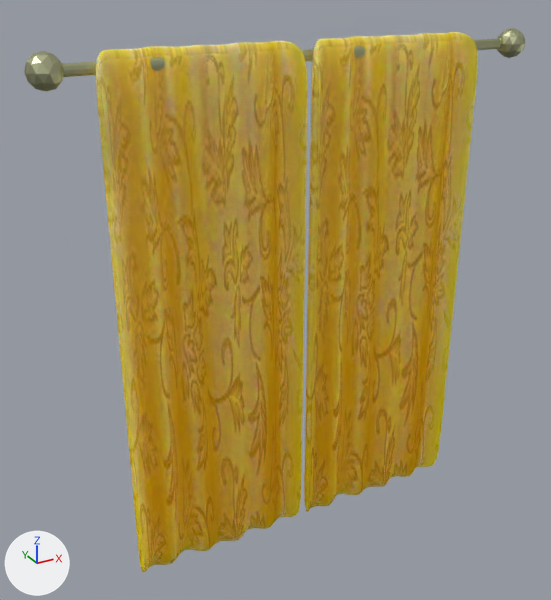
Two versions of the Blender file project/Test/Assets/hotel/curtain.blend, one commit apart.
Before and after are seen from a camera (50 mm lens) standing at (-3.24, -7.97, 4.22) and looking at (1.24, 0.17, 0.15). The axes (+X, +Y, +Z) are drawn at lower left. The lights are the same throughout.
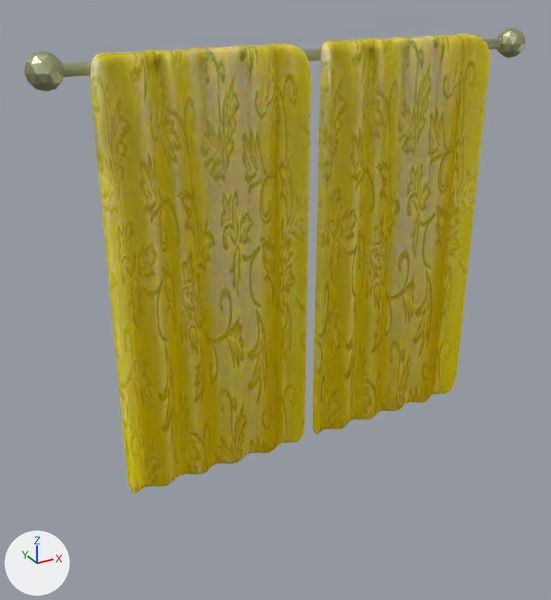
What the commit changed:
me_grid_001 is used by ob_grid_001; location (0.2, -0.41, 0.06); rotation (1.571, 0.0, 0.0), in degrees (90, 0, 0); scale (1.25, 3.44, 2.23).
me_grid_001 had 242 vertices, 240 faces and spanned x -1.0..1.0, y -1.0..1.0, z -0.35..0.0.
me_grid_001 now has 564 vertices, 560 faces and spans x -1.0..1.0, y -1.0..1.0, z -0.37..0.22.
me_grid_001 part 1: a new loose piece of 282 vertices spanning x -1.0..1.0, y -1.0..1.0, z -0.32..0.22, in mat_material.
Part 2, on me_grid_001:
29 vertices are removed from x -1.0..1.0, y -1.0..1.0, z -0.35..-0.1.
240 faces are deleted.
27 vertices in x -1.0..1.0, y -1.0..1.0, z -0.1 move by (0.0, 0.0, 0.1).
11 vertices in x -0.8, y -1.0..1.0, z -0.2 move by (0.0, 0.0, -0.14).
11 vertices in x -0.4, y -1.0..1.0, z -0.25 move by (0.0, 0.0, -0.12).
11 vertices in x 0.0, y -1.0..1.0, z -0.19 move by (0.0, 0.0, -0.18).
11 vertices in x 0.8, y -1.0..1.0, z -0.22 move by (0.0, 0.0, -0.15).
9 vertices in x -0.8, y -0.8..0.8, z -0.3 move by (-0.2, 0.0, 0.46).
67 vertices move from x -0.8..0.8, y -1.0..1.0, z -0.35..-0.1 to x -0.8..1.0, y -1.0..1.0, z -0.37..0.16.
6 vertices are added at (-0.8, -1.0, -0.17), (-0.8, -0.8, -0.17), (-0.8, 0.8, -0.17), (-0.8, 1.0, -0.17), (-0.6, 0.0, 0.16), (-0.4, 0.0, -0.21).
24 new vertices lie (0.2, 0.0, 0.37) away from vertices in x 0.0..0.8, y -1.0..1.0, z -0.33..-0.1.
17 new vertices lie (-0.2, 0.0, -0.37) away from vertices in x -0.2..0.8, y -1.0..1.0, z -0.33..0.0.
9 new vertices lie (-0.2, 0.0, 0.37) away from vertices in x -0.4..0.2, y -0.6..0.6, z -0.35..-0.1.
7 new vertices lie (0.0, 0.2, 0.0) away from vertices in x -1.0..0.8, y -0.4..0.8, z -0.33..0.16.
6 new vertices lie (0.0, -0.2, 0.0) away from vertices in x -0.8..0.8, y -0.8..0.4, z -0.33..0.16.
280 new faces join them.
me_grid_001 part 3: 40 kept faces spanning x -1.0..1.0, y -1.0..1.0, z -0.37..0.16 get new texture (UV) coordinates.
me_grid_001 part 4: 150 kept faces spanning x -1.0..1.0, y -1.0..1.0, z -0.37..0.16 are now shaded flat.
Mesh me_grid is new.
It has 564 vertices, 560 faces and spans x -1.0..1.0, y -1.0..1.0, z -0.37..0.22.
It uses material mat_material.
Object 'Grid.001' (ob_grid_001) moves from (0.2, -0.41, 0.06) to (2.91, -0.15, 0.71).
Object 'Grid.001' (ob_grid_001) is rescaled from (1.25, 3.44, 2.23) to (1.26, 2.68, 1.0).
Object 'Grid.001' (ob_grid_001) gains a SUBSURF modifier named 'Subdivision'.
Object 'Grid.001' (ob_grid_001) loses its SUBSURF modifier named 'Subdivision'.
Object 'Grid.002' (ob_grid_002) is deleted.
Object 'Grid' (ob_grid) is new; it shows me_grid.
Its location is (0.19, -0.17, 0.71).
Its rotation in degrees is (90, 0, 0).
Its scale is (1.26, 2.68, 1.0).
It gains a SUBSURF modifier named 'Subdivision'.
It gains a SMOOTH modifier named 'Smooth'.

Changed parts and their boxes [x1, y1, x2, y2] in the pictures (551 x 600 px; the box of a moved part takes in the faces that stretch with it):
'Grid.001', reshaped, moved, rescaled, modifiers changed (16% narrower, 25% shorter): before [96, 41, 308, 572]; after [313, 34, 490, 434]
'Grid', added: after [90, 43, 311, 494]
'Grid.002', deleted: before [304, 32, 478, 512]
part 1 of me_grid_001, added (yellow): after [315, 34, 490, 434]
part 2 of me_grid_001, moved or reshaped: before [96, 41, 308, 540]; after [313, 34, 459, 432]
part 3 of me_grid_001, surface changed (yellow): after [314, 37, 399, 407]
part 4 of me_grid_001, shading changed: before [99, 41, 308, 572]; after [313, 34, 456, 413]
